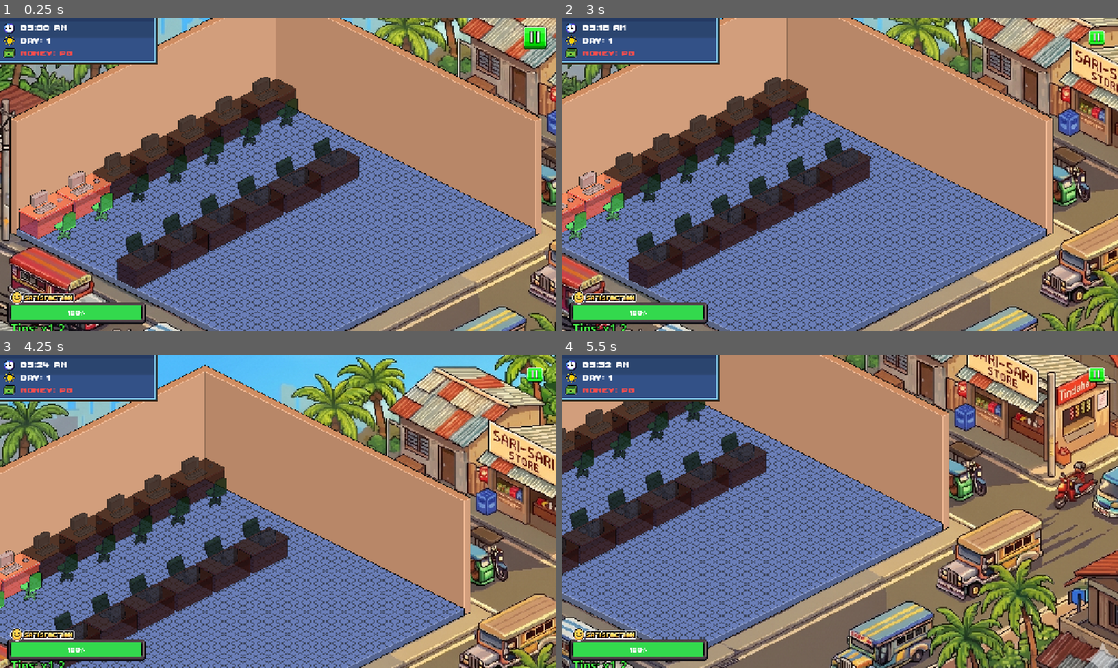
Above: before the commit, frames 1-4 (two rows, left to right).
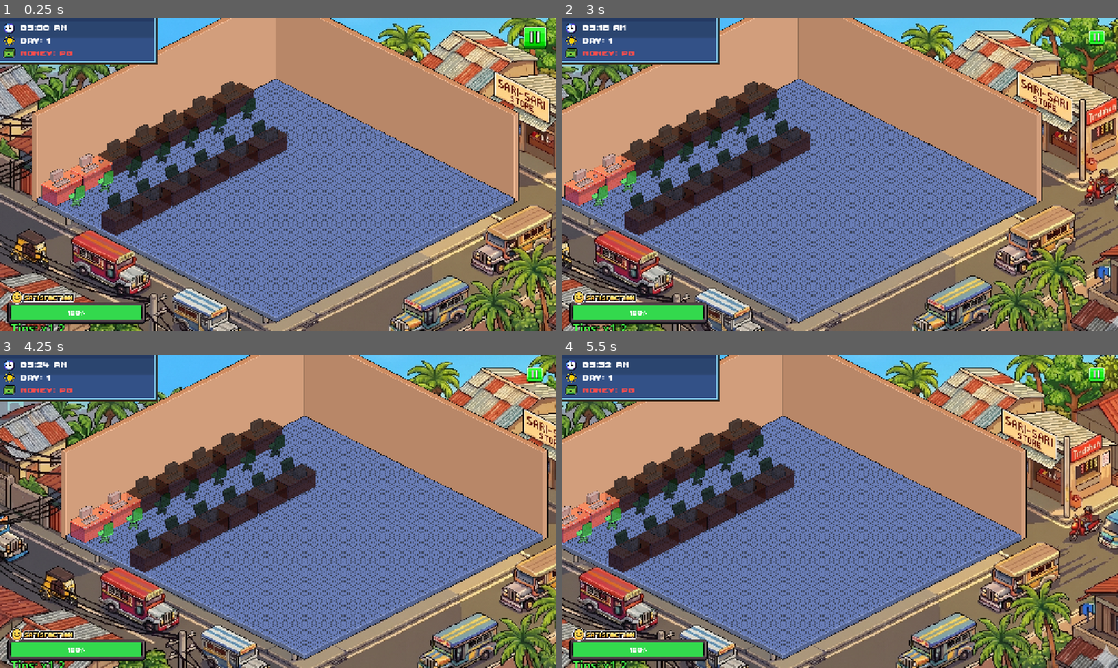
Above: after the commit, the same moments.

Repository: vinnyy-ph/gvd-project-overclocked
Game: Godot game, scene res://core/shop_floor/shop_floor_scrollable.tscn
Two runs of this game, one before a commit and one after it. Both use one fixed random seed, a clock stepped at 60 frames per second and the inputs below. This scene is started directly instead of the project's main scene. Sound files missing from this copy of the repository are replaced by a short silence.
Inputs (mouse positions are in pixels of both pictures, inside the frame that each line leads up to):
- Up to frame 1 (0.25 s): no input
- Up to frame 2 (3 s): click (645, 196) at 0.52 s; click (1095, 36) at 1.25 s; click (834, 155) at 2 s; tap Enter at 2.75 s; move the mouse to (962, 158) at 2.77 s; hold Right (ui_right) from 2.78 s (still down); click (962, 158) at 2.92 s
- Up to frame 3 (4.25 s): release Right (ui_right) at 3.5 s; drag from (166, 527) to (250, 574) at 3.52 s
- Up to frame 4 (5.5 s): tap Space at 4.25 s; move the mouse to (895, 442) at 4.27 s; hold Right (ui_right) 4.28-5 s; click (895, 442) at 4.42 s; tap Enter at 5 s; drag from (812, 574) to (673, 464) at 5.02 s

The runs differ from the first frame. In frame 1, 59% of the frame differs, in the area x 0-100%, y 0-100%; in frame 2, 60%; in frame 3, 77%; in frame 4, 71%.

Commit message:
Add shop floor assets & customer drag tilt
Add new shop floor and decoration textures (assets/images/shop_floor/*, assets/images/decorations/*) with their import metadata and integrate them into the shop_floor_scrollable scene. Update shop_floor_scrollable.tscn to use the new main/floor/wall sprites, add decorative/desks nodes (including Desk14/15, Floor, Floor2, and related issue buttons), reposition desks, and adjust camera zoom.

Enhance customer.gd to add simple drag-related physics/tilt: track last mouse position, compute horizontal velocity, set a target rotation with a small swing, and smoothly interpolate rotation while dragging. Also tweak project.godot texture filter settings for decals and light projectors.

Diff:
--- a/core/shop_floor/customer.gd
+++ b/core/shop_floor/customer.gd
@@ -24,6 +24,12 @@
 var original_waiting_position = Vector2.ZERO
 var base_scale = Vector2.ONE
 var drag_tween: Tween = null
+
+# Physics-related variables
+var last_mouse_pos: Vector2 = Vector2.ZERO
+var drag_velocity: float = 0.0
+var target_rotation: float = 0.0
+var rotation_speed: float = 8.0
 
 func _ready():
 	base_scale = scale
@@ -168,6 +174,7 @@
 							return
 
 						is_dragging = true
+						last_mouse_pos = get_global_mouse_position()
 						_set_drag_visual(true)
 						drag_offset = get_global_mouse_position() - global_position
 						original_waiting_position = global_position
@@ -198,6 +205,7 @@
 						return
 
 					is_dragging = true
+					last_mouse_pos = mouse_pos
 					_set_drag_visual(true)
 					drag_offset = mouse_pos - global_position
 					original_waiting_position = global_position
@@ -246,5 +254,20 @@
 		drag_tween.tween_property(self, "modulate:a", 1.0, 0.15)
 		z_index = 37 # Return to normal customer z-index
 
-func _process(_delta):
-	pass
+func _process(delta):
+	if is_dragging:
+		var current_mouse_pos = get_global_mouse_position()
+		# Calculate horizontal velocity
+		var dx = current_mouse_pos.x - last_mouse_pos.x
+
+		# Update target rotation based on horizontal movement (tilt)
+		# A little bit of sin time adds a "dangling" swing effect
+		var swing = sin(Time.get_ticks_msec() * 0.01) * 0.05
+		target_rotation = clamp(dx * 0.05, -0.4, 0.4) + swing
+
+		last_mouse_pos = current_mouse_pos
+	else:
+		target_rotation = 0.0
+
+	# Smoothly interpolate rotation
+	rotation = lerp_angle(rotation, target_rotation, rotation_speed * delta)
--- a/core/shop_floor/shop_floor_scrollable.tscn
+++ b/core/shop_floor/shop_floor_scrollable.tscn
@@ -2,12 +2,15 @@
 
 [ext_resource type="Script" uid="uid://bkk6ks7wascwm" path="res://core/shop_floor/shop_floor_scrollable.gd" id="1_q7epe"]
 [ext_resource type="Texture2D" uid="uid://cf1of7rwo6k5c" path="res://assets/images/bg_shopfloor.png" id="2_3cboq"]
-[ext_resource type="Texture2D" uid="uid://c808q0igji7a7" path="res://assets/images/envinronment.png" id="3_22yg1"]
+[ext_resource type="Texture2D" uid="uid://ddrbiww8xi3sa" path="res://assets/images/shop_floor/main.png" id="3_8jxs8"]
 [ext_resource type="Texture2D" uid="uid://gjcbhw4gcrqt" path="res://assets/images/issue.png" id="3_eyiyn"]
+[ext_resource type="Texture2D" uid="uid://dwniqpsh0v68s" path="res://assets/images/decorations/floor1.png" id="4_f7hrx"]
 [ext_resource type="FontFile" uid="uid://ysv7bka211fd" path="res://assets/fonts/ThaleahFat.ttf" id="4_ll02x"]
 [ext_resource type="Texture2D" uid="uid://b1lcbhywrvugn" path="res://assets/images/bg.png" id="5_22yg1"]
+[ext_resource type="Texture2D" uid="uid://djr2l1hikhc0n" path="res://assets/images/decorations/wall1.png" id="5_f37gu"]
 [ext_resource type="Texture2D" uid="uid://bxq6b7x50y3jq" path="res://assets/images/shop_floor/empty_slot_front.png" id="5_g1u6q"]
 [ext_resource type="Texture2D" uid="uid://dncuf4bc67nf8" path="res://assets/images/shop_floor/empty_slot.png" id="6_g1u6q"]
+[ext_resource type="Texture2D" uid="uid://baygp2mgt43kp" path="res://assets/images/shop_floor/Group 148.png" id="6_kbbo8"]
 [ext_resource type="Texture2D" uid="uid://d0ax5bxdt15np" path="res://assets/images/Group 20.png" id="8_sru07"]
 [ext_resource type="Texture2D" uid="uid://da0kr3y1u7k6f" path="res://assets/images/satisfaction_bar.png" id="9_i6wj4"]
 [ext_resource type="Texture2D" uid="uid://dhfcdmvxc2y6q" path="res://assets/images/statsicon.png" id="9_u2yt3"]
@@ -91,11 +94,56 @@
 scale = Vector2(0.7, 0.7)
 
 [node name="Sprite2D" type="Sprite2D" parent="World/Background" unique_id=1643221891]
-position = Vector2(-9.999999, 15.714285)
-texture = ExtResource("3_22yg1")
+position = Vector2(-15.714285, -115.71427)
+texture = ExtResource("3_8jxs8")
+
+[node name="Floor" type="Sprite2D" parent="World/Background" unique_id=1022676469]
+visible = false
+position = Vector2(-15.714285, 175.71431)
+texture = ExtResource("4_f7hrx")
+
+[node name="Floor2" type="Sprite2D" parent="World/Background" unique_id=781659871]
+visible = false
+position = Vector2(-15.714288, -507.14285)
+texture = ExtResource("5_f37gu")
+
+[node name="Sprite2D2" type="Sprite2D" parent="World/Background" unique_id=1597999115]
+visible = false
+position = Vector2(-15.714355, -115.714294)
+scale = Vector2(0.99999994, 0.99999994)
+texture = ExtResource("6_kbbo8")
+
+[node name="Desk14" type="Sprite2D" parent="World/Background" unique_id=1930357807]
+visible = false
+position = Vector2(-101.428604, -581.4286)
+scale = Vector2(0.51159185, 0.51159185)
+texture = ExtResource("6_g1u6q")
+
+[node name="Desk14IssueButton" type="Button" parent="World/Background/Desk14" unique_id=1662295187]
+offset_left = -189.8835
+offset_top = -688.90753
+offset_right = -88.8835
+offset_bottom = -461.90753
+scale = Vector2(2, 2)
+icon = ExtResource("3_eyiyn")
+flat = true
+
+[node name="Label" type="Label" parent="World/Background/Desk14/Desk14IssueButton" unique_id=525164560]
+layout_mode = 0
+offset_left = -32.59626
+offset_top = -15.358224
+offset_right = 122.40374
+offset_bottom = 13.641776
+theme_override_colors/font_shadow_color = Color(0, 0, 0, 1)
+theme_override_constants/shadow_offset_x = 2
+theme_override_constants/shadow_offset_y = 2
+theme_override_constants/shadow_outline_size = 2
+theme_override_fonts/font = ExtResource("4_ll02x")
+theme_override_font_sizes/font_size = 31
+text = "ISSUE LABEL"
 
 [node name="Desk7" type="Sprite2D" parent="World/Background" unique_id=1730704254]
-position = Vector2(-43.791016, -366.1319)
+position = Vector2(-289.50528, -484.70337)
 scale = Vector2(0.51159185, 0.51159185)
 texture = ExtResource("6_g1u6q")
 
@@ -123,7 +171,7 @@
 text = "ISSUE LABEL"
 
 [node name="Desk6" type="Sprite2D" parent="World/Background" unique_id=1543486381]
-position = Vector2(-231.86768, -270.83533)
+position = Vector2(-477.58194, -389.4068)
 scale = Vector2(0.51159185, 0.51159185)
 texture = ExtResource("6_g1u6q")
 
@@ -151,7 +199,7 @@
 text = "ISSUE LABEL"
 
 [node name="Desk5" type="Sprite2D" parent="World/Background" unique_id=229852010]
-position = Vector2(-420.4391, -175.12103)
+position = Vector2(-666.1534, -293.6925)
 scale = Vector2(0.5115918, 0.5115918)
 texture = ExtResource("6_g1u6q")
 
@@ -179,7 +227,7 @@
 text = "ISSUE LABEL"
 
 [node name="Desk4" type="Sprite2D" parent="World/Background" unique_id=1208692705]
-position = Vector2(-606.1533, -80.83533)
+position = Vector2(-851.8676, -199.4068)
 scale = Vector2(0.5115918, 0.5115918)
 texture = ExtResource("6_g1u6q")
 
@@ -207,7 +255,7 @@
 text = "ISSUE LABEL"
 
 [node name="Desk3" type="Sprite2D" parent="World/Background" unique_id=1983527224]
-position = Vector2(-794.72473, 14.878967)
+position = Vector2(-1040.439, -103.692505)
 scale = Vector2(0.5115918, 0.5115918)
 texture = ExtResource("6_g1u6q")
 
@@ -236,7 +284,7 @@
 text = "ISSUE LABEL"
 
 [node name="Desk2" type="Sprite2D" parent="World/Background" unique_id=113499335]
-position = Vector2(-979.50525, 111.010864)
+position = Vector2(-1225.2195, -7.5606003)
 scale = Vector2(0.51159185, 0.51159185)
 texture = ExtResource("6_g1u6q")
 
@@ -265,7 +313,7 @@
 text = "ISSUE LABEL"
 
 [node name="Desk1" type="Sprite2D" parent="World/Background" unique_id=805946840]
-position = Vector2(-1168.0767, 206.7252)
+position = Vector2(-1413.7909, 88.15374)
 scale = Vector2(0.51159185, 0.51159185)
 texture = ExtResource("6_g1u6q")
 
@@ -295,8 +343,39 @@
 [node name="CustomerContainer" type="Node2D" parent="World/Background" unique_id=1968303627]
 position = Vector2(0, 822.8571)
 
+[node name="Desk15" type="Sprite2D" parent="World/Background" unique_id=763727967]
+visible = false
+position = Vector2(111.42867, -315.71432)
+scale = Vector2(0.5115917, 0.5115917)
+texture = ExtResource("5_g1u6q")
+
+[node name="Desk15IssueButton" type="Button" parent="World/Background/Desk15" unique_id=1324310733]
+offset_left = -50.26329
+offset_top = -608.71155
+offset_right = 50.73671
+offset_bottom = -381.71155
+scale = Vector2(2, 2)
+size_flags_horizontal = 3
+icon = ExtResource("3_eyiyn")
+flat = true
+metadata/_edit_use_anchors_ = true
+
+[node name="Label" type="Label" parent="World/Background/Desk15/Desk15IssueButton" unique_id=745154782]
+layout_mode = 0
+offset_left = -32.59626
+offset_top = -15.358224
+offset_right = 122.40374
+offset_bottom = 13.641776
+theme_override_colors/font_shadow_color = Color(0, 0, 0, 1)
+theme_override_constants/shadow_offset_x = 2
+theme_override_constants/shadow_offset_y = 2
+theme_override_constants/shadow_outline_size = 2
+theme_override_fonts/font = ExtResource("4_ll02x")
+theme_override_font_sizes/font_size = 31
+text = "ISSUE LABEL"
+
 [node name="Desk13" type="Sprite2D" parent="World/Background" unique_id=1047420753]
-position = Vector2(273.7211, -44.345963)
+position = Vector2(-76.27882, -220.06026)
 scale = Vector2(0.51159173, 0.51159173)
 texture = ExtResource("5_g1u6q")
 
@@ -326,7 +405,7 @@
 text = "ISSUE LABEL"
 
 [node name="Desk12" type="Sprite2D" parent="World/Background" unique_id=1834866764]
-position = Vector2(83.72085, 51.368324)
+position = Vector2(-266.27905, -124.34595)
 scale = Vector2(0.51159185, 0.51159185)
 texture = ExtResource("5_g1u6q")
 
@@ -356,7 +435,7 @@
 text = "ISSUE LABEL"
 
 [node name="Desk11" type="Sprite2D" parent="World/Background" unique_id=1528630727]
-position = Vector2(-108.13949, 147.09935)
+position = Vector2(-458.13943, -28.614943)
 scale = Vector2(0.51159173, 0.51159173)
 texture = ExtResource("5_g1u6q")
 
@@ -385,7 +464,7 @@
 text = "ISSUE LABEL"
 
 [node name="Desk10" type="Sprite2D" parent="World/Background" unique_id=2100459152]
-position = Vector2(-298.1395, 241.38501)
+position = Vector2(-648.1394, 65.67072)
 scale = Vector2(0.51159173, 0.51159173)
 texture = ExtResource("5_g1u6q")
 
@@ -414,7 +493,7 @@
 text = "ISSUE LABEL"
 
 [node name="Desk9" type="Sprite2D" parent="World/Background" unique_id=174221913]
-position = Vector2(-486.71094, 337.09937)
+position = Vector2(-836.7109, 161.38507)
 scale = Vector2(0.51159173, 0.51159173)
 texture = ExtResource("5_g1u6q")
 
@@ -443,7 +522,7 @@
 text = "ISSUE LABEL"
 
 [node name="Desk8" type="Sprite2D" parent="World/Background" unique_id=1748538281]
-position = Vector2(-676.71094, 432.81348)
+position = Vector2(-1026.7109, 257.09918)
 scale = Vector2(0.51159185, 0.51159185)
 texture = ExtResource("5_g1u6q")
 
@@ -492,7 +571,7 @@
 
 [node name="MainCamera" type="Camera2D" parent="." unique_id=743193101]
 position = Vector2(640, 724)
-zoom = Vector2(0.65, 0.65)
+zoom = Vector2(0.5, 0.5)
 limit_left = 0
 limit_top = 0
 limit_right = 3064
--- a/project.godot
+++ b/project.godot
@@ -52,3 +52,5 @@
 rendering_device/driver.windows="d3d12"
 renderer/rendering_method="gl_compatibility"
 textures/vram_compression/import_etc2_astc=true
+textures/decals/filter=0
+textures/light_projectors/filter=0
Binary file added: assets/images/decorations/floor1.png
Not shown, added: assets/images/decorations/floor1.png.import
Binary file added: assets/images/decorations/wall1.png
Not shown, added: assets/images/decorations/wall1.png.import
Binary file added: assets/images/shop_floor/Group 148.png
Not shown, added: assets/images/shop_floor/Group 148.png.import
Binary file added: assets/images/shop_floor/main.png
Not shown, added: assets/images/shop_floor/main.png.import
